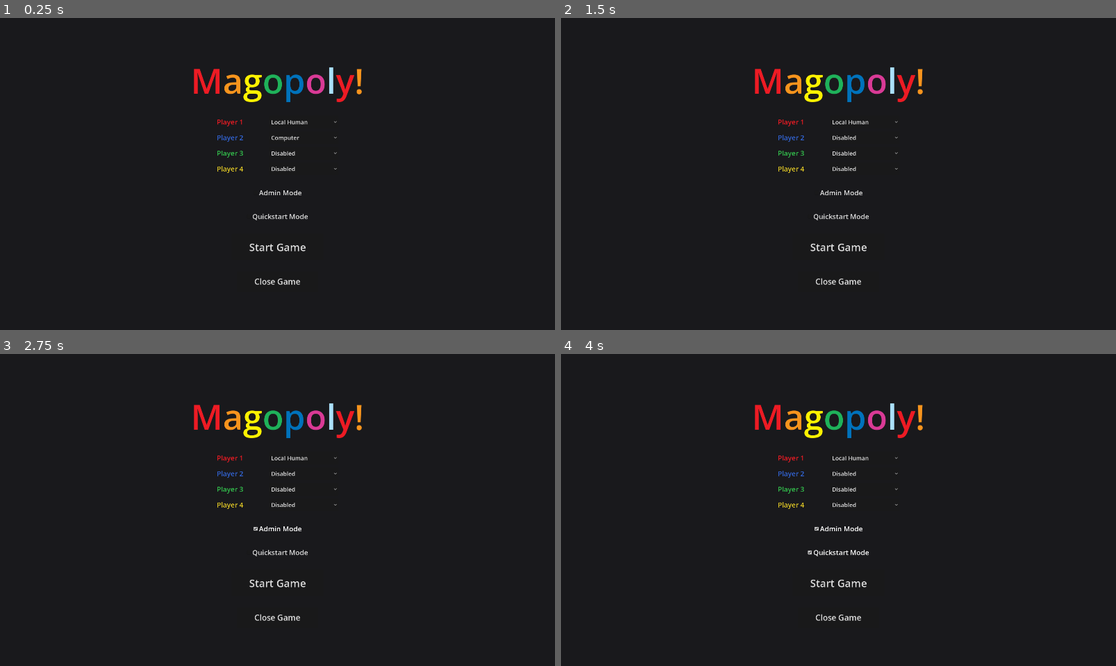
Above: before the commit, frames 1-4 (two rows, left to right).
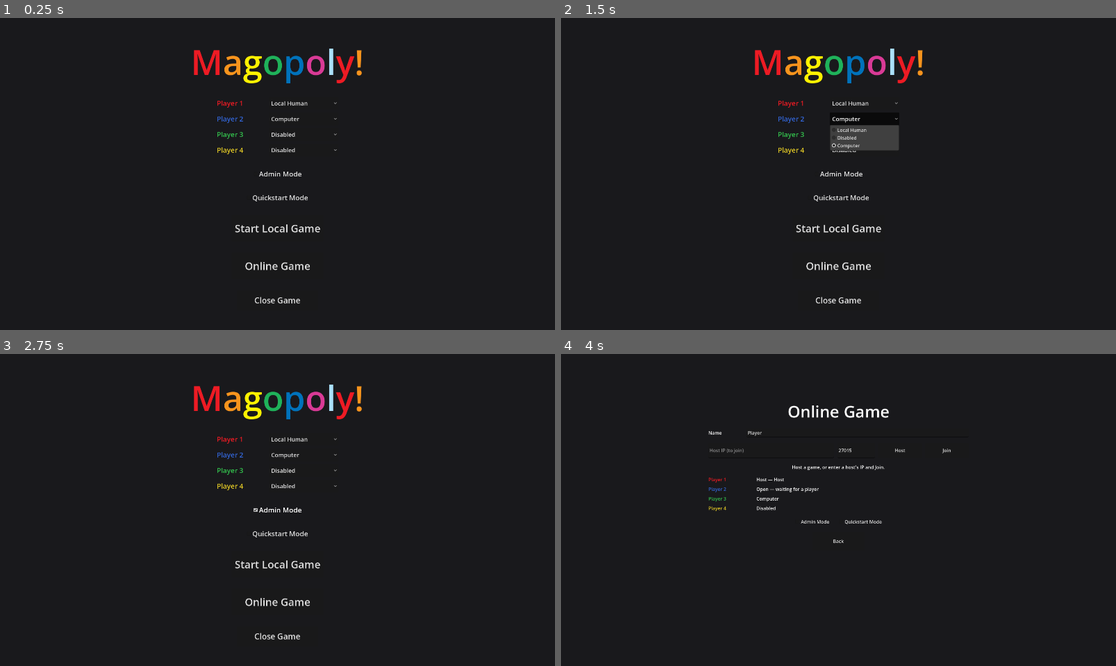
Above: after the commit, the same moments.

Repository: GregorRadovic/Magopoly
Game: Godot game, scene res://scenes/start_menu.tscn
Same seed, same stepped clock (60 frames per second), same inputs: the game is played once before the commit and once after it.
Inputs (mouse positions are in pixels of both pictures, inside the frame that each line leads up to):
- Up to frame 1 (0.25 s): no input
- Up to frame 2 (1.5 s): click "Computer" at 0.5 s; click "Disabled" at 1.25 s
- Up to frame 3 (2.75 s): click "Admin Mode" at 2 s
- Up to frame 4 (4 s): click "Quickstart Mode" at 2.75 s; click (838, 600) at 3.5 s, where only the run after the commit has a clickable "Online Game"

The runs differ from the first frame. In frame 1, 3.5% of the frame differs, in the area x 34-66%, y 9-92%; in frame 2, 4.3%; in frame 3, 3.5%; in frame 4, 2.5%.

Commit message:
Online multiplayer Phase 1: lobby + peer setup
Add a Net autoload (direct-IP ENet) and an online lobby scene. Host opens
a server, clients join by IP, the host assigns each peer to a player slot,
and Start hands every peer into main.tscn with a matching player config.

No in-game state is networked yet -- after Start only the host runs the
real simulation. GameState gains online/slot_peer/local_peer_id plus
is_slot_local() and is_authority(); main.gd is guarded so non-authority
clients don't run the AI loop or get live controls. Local games are
unaffected (is_authority() stays true).

Co-Authored-By: Claude Sonnet 5 <noreply@anthropic.com>

Diff:
--- a/project.godot
+++ b/project.godot
@@ -11,6 +11,7 @@
 [autoload]
 
 GameState="*res://scripts/game_state.gd"
+Net="*res://scripts/net.gd"
 
 [application]
 
--- /dev/null
+++ b/scenes/lobby.tscn
@@ -0,0 +1,189 @@
+[gd_scene load_steps=2 format=3]
+
+[ext_resource type="Script" path="res://scripts/lobby.gd" id="1"]
+
+[node name="Lobby" type="Control"]
+layout_mode = 3
+anchors_preset = 15
+anchor_right = 1.0
+anchor_bottom = 1.0
+grow_horizontal = 2
+grow_vertical = 2
+script = ExtResource("1")
+
+[node name="Background" type="ColorRect" parent="."]
+layout_mode = 1
+anchors_preset = 15
+anchor_right = 1.0
+anchor_bottom = 1.0
+grow_horizontal = 2
+grow_vertical = 2
+color = Color(0.098, 0.098, 0.11, 1)
+
+[node name="VBox" type="VBoxContainer" parent="."]
+layout_mode = 1
+anchors_preset = 8
+anchor_left = 0.5
+anchor_top = 0.5
+anchor_right = 0.5
+anchor_bottom = 0.5
+offset_left = -450.0
+offset_top = -380.0
+offset_right = 450.0
+offset_bottom = 380.0
+grow_horizontal = 2
+grow_vertical = 2
+theme_override_constants/separation = 20
+
+[node name="Title" type="Label" parent="VBox"]
+layout_mode = 2
+theme_override_font_sizes/font_size = 56
+text = "Online Game"
+horizontal_alignment = 1
+
+[node name="NameRow" type="HBoxContainer" parent="VBox"]
+layout_mode = 2
+theme_override_constants/separation = 12
+
+[node name="NameLabel" type="Label" parent="VBox/NameRow"]
+layout_mode = 2
+custom_minimum_size = Vector2(120, 0)
+text = "Name"
+
+[node name="NameEdit" type="LineEdit" parent="VBox/NameRow"]
+layout_mode = 2
+size_flags_horizontal = 3
+text = "Player"
+
+[node name="ConnectRow" type="HBoxContainer" parent="VBox"]
+layout_mode = 2
+theme_override_constants/separation = 12
+
+[node name="AddressEdit" type="LineEdit" parent="VBox/ConnectRow"]
+layout_mode = 2
+size_flags_horizontal = 3
+placeholder_text = "Host IP (to join)"
+
+[node name="PortEdit" type="LineEdit" parent="VBox/ConnectRow"]
+layout_mode = 2
+custom_minimum_size = Vector2(130, 0)
+text = "27015"
+
+[node name="HostButton" type="Button" parent="VBox/ConnectRow"]
+layout_mode = 2
+custom_minimum_size = Vector2(150, 52)
+text = "Host"
+
+[node name="JoinButton" type="Button" parent="VBox/ConnectRow"]
+layout_mode = 2
+custom_minimum_size = Vector2(150, 52)
+text = "Join"
+
+[node name="StatusLabel" type="Label" parent="VBox"]
+layout_mode = 2
+text = ""
+horizontal_alignment = 1
+
+[node name="Slots" type="VBoxContainer" parent="VBox"]
+layout_mode = 2
+theme_override_constants/separation = 10
+
+[node name="SlotRow0" type="HBoxContainer" parent="VBox/Slots"]
+layout_mode = 2
+theme_override_constants/separation = 16
+
+[node name="Label" type="Label" parent="VBox/Slots/SlotRow0"]
+layout_mode = 2
+custom_minimum_size = Vector2(150, 0)
+text = "Player 1"
+
+[node name="Status" type="Label" parent="VBox/Slots/SlotRow0"]
+layout_mode = 2
+size_flags_horizontal = 3
+text = "-"
+
+[node name="KindOption" type="OptionButton" parent="VBox/Slots/SlotRow0"]
+layout_mode = 2
+custom_minimum_size = Vector2(220, 0)
+
+[node name="SlotRow1" type="HBoxContainer" parent="VBox/Slots"]
+layout_mode = 2
+theme_override_constants/separation = 16
+
+[node name="Label" type="Label" parent="VBox/Slots/SlotRow1"]
+layout_mode = 2
+custom_minimum_size = Vector2(150, 0)
+text = "Player 2"
+
+[node name="Status" type="Label" parent="VBox/Slots/SlotRow1"]
+layout_mode = 2
+size_flags_horizontal = 3
+text = "-"
+
+[node name="KindOption" type="OptionButton" parent="VBox/Slots/SlotRow1"]
+layout_mode = 2
+custom_minimum_size = Vector2(220, 0)
+
+[node name="SlotRow2" type="HBoxContainer" parent="VBox/Slots"]
+layout_mode = 2
+theme_override_constants/separation = 16
+
+[node name="Label" type="Label" parent="VBox/Slots/SlotRow2"]
+layout_mode = 2
+custom_minimum_size = Vector2(150, 0)
+text = "Player 3"
+
+[node name="Status" type="Label" parent="VBox/Slots/SlotRow2"]
+layout_mode = 2
+size_flags_horizontal = 3
+text = "-"
+
+[node name="KindOption" type="OptionButton" parent="VBox/Slots/SlotRow2"]
+layout_mode = 2
+custom_minimum_size = Vector2(220, 0)
+
+[node name="SlotRow3" type="HBoxContainer" parent="VBox/Slots"]
+layout_mode = 2
+theme_override_constants/separation = 16
+
+[node name="Label" type="Label" parent="VBox/Slots/SlotRow3"]
+layout_mode = 2
+custom_minimum_size = Vector2(150, 0)
+text = "Player 4"
+
+[node name="Status" type="Label" parent="VBox/Slots/SlotRow3"]
+layout_mode = 2
+size_flags_horizontal = 3
+text = "-"
+
+[node name="KindOption" type="OptionButton" parent="VBox/Slots/SlotRow3"]
+layout_mode = 2
+custom_minimum_size = Vector2(220, 0)
+
+[node name="OptionsRow" type="HBoxContainer" parent="VBox"]
+layout_mode = 2
+theme_override_constants/separation = 24
+alignment = 1
+
+[node name="AdminModeCheckBox" type="CheckBox" parent="VBox/OptionsRow"]
+layout_mode = 2
+text = "Admin Mode"
+
+[node name="QuickstartModeCheckBox" type="CheckBox" parent="VBox/OptionsRow"]
+layout_mode = 2
+text = "Quickstart Mode"
+
+[node name="ButtonRow" type="HBoxContainer" parent="VBox"]
+layout_mode = 2
+theme_override_constants/separation = 24
+alignment = 1
+
+[node name="BackButton" type="Button" parent="VBox/ButtonRow"]
+layout_mode = 2
+custom_minimum_size = Vector2(180, 64)
+text = "Back"
+
+[node name="StartButton" type="Button" parent="VBox/ButtonRow"]
+layout_mode = 2
+custom_minimum_size = Vector2(240, 64)
+text = "Start Game"
--- a/scenes/start_menu.tscn
+++ b/scenes/start_menu.tscn
@@ -189,7 +189,14 @@
 size_flags_horizontal = 4
 custom_minimum_size = Vector2(320, 90)
 theme_override_font_sizes/font_size = 36
-text = "Start Game"
+text = "Start Local Game"
+
+[node name="OnlineButton" type="Button" parent="VBox"]
+layout_mode = 2
+size_flags_horizontal = 4
+custom_minimum_size = Vector2(320, 90)
+theme_override_font_sizes/font_size = 36
+text = "Online Game"
 
 [node name="CloseGameButton" type="Button" parent="VBox"]
 layout_mode = 2
--- a/scripts/game_state.gd
+++ b/scripts/game_state.gd
@@ -21,3 +21,31 @@
 # spells instead of the normal empty-handed, property-less start. Set by the
 # Start Menu's Quickstart Mode checkbox.
 var quickstart_mode: bool = false
+
+# --- Online play (set by Net._recv_start; see net.gd) ------------------
+# True when this session was launched from the online lobby rather than the
+# local Start Menu. Local games leave all of these at their defaults, and
+# is_slot_local() then reports every slot as local (the existing
+# single-machine behavior).
+var online: bool = false
+# player_id -> the multiplayer peer id controlling that slot (1 = host,
+# >1 = a client, 0 = an AI / disabled slot). Mirrors Net.slot_peer at the
+# moment the game started.
+var slot_peer: Array[int] = [1, 0, 0, 0]
+# This machine's own multiplayer peer id (1 on the host).
+var local_peer_id: int = 1
+
+
+# Whether the given player slot is controlled from this machine. In a local
+# game every human slot is at this one keyboard, so this is always true;
+# online, only the slots whose controlling peer is us.
+func is_slot_local(player_id: int) -> bool:
+	if not online:
+		return true
+	return player_id >= 0 and player_id < slot_peer.size() and slot_peer[player_id] == local_peer_id
+
+
+# Whether this machine runs the authoritative simulation. Always true for a
+# local game; online, true only on the host (peer id 1).
+func is_authority() -> bool:
+	return not online or local_peer_id == 1
--- /dev/null
+++ b/scripts/lobby.gd
@@ -0,0 +1,157 @@
+extends Control
+
+# Online lobby: host opens a server or a client joins one by IP, the host
+# configures the four player slots (its own, plus Open / Computer / Disabled),
+# and Start Game hands every connected peer into main.tscn together. See net.gd.
+
+const KIND_LABELS: Array[String] = ["Open", "Computer", "Disabled"]
+const KIND_VALUES: Array[int] = [Net.Slot.OPEN, Net.Slot.COMPUTER, Net.Slot.DISABLED]
+const SLOT_LABEL_COLORS: Array[Color] = [
+	Color(0.929, 0.106, 0.141), Color(0.2, 0.4, 0.85),
+	Color(0.2, 0.75, 0.3), Color(0.9, 0.8, 0.15),
+]
+
+@onready var name_edit: LineEdit = $VBox/NameRow/NameEdit
+@onready var address_edit: LineEdit = $VBox/ConnectRow/AddressEdit
+@onready var port_edit: LineEdit = $VBox/ConnectRow/PortEdit
+@onready var host_button: Button = $VBox/ConnectRow/HostButton
+@onready var join_button: Button = $VBox/ConnectRow/JoinButton
+@onready var status_label: Label = $VBox/StatusLabel
+@onready var admin_checkbox: CheckBox = $VBox/OptionsRow/AdminModeCheckBox
+@onready var quickstart_checkbox: CheckBox = $VBox/OptionsRow/QuickstartModeCheckBox
+@onready var back_button: Button = $VBox/ButtonRow/BackButton
+@onready var start_button: Button = $VBox/ButtonRow/StartButton
+@onready var slot_rows: Array[HBoxContainer] = [
+	$VBox/Slots/SlotRow0, $VBox/Slots/SlotRow1, $VBox/Slots/SlotRow2, $VBox/Slots/SlotRow3,
+]
+
+
+func _ready() -> void:
+	Net.lobby_updated.connect(_refresh)
+	Net.join_succeeded.connect(_on_join_succeeded)
+	Net.join_failed.connect(_on_join_failed)
+	Net.kicked.connect(_on_kicked)
+
+	host_button.pressed.connect(_on_host_pressed)
+	join_button.pressed.connect(_on_join_pressed)
+	start_button.pressed.connect(_on_start_pressed)
+	back_button.pressed.connect(_on_back_pressed)
+
+	for i in slot_rows.size():
+		var row: HBoxContainer = slot_rows[i]
+		(row.get_node("Label") as Label).add_theme_color_override("font_color", SLOT_LABEL_COLORS[i])
+		var opt: OptionButton = row.get_node("KindOption")
+		for label in KIND_LABELS:
+			opt.add_item(label)
+		opt.item_selected.connect(_on_slot_kind_selected.bind(i))
+
+	name_edit.text = Net.my_name
+	port_edit.text = str(Net.DEFAULT_PORT)
+	_refresh()
+
+
+func _refresh() -> void:
+	var idle: bool = not Net.online
+	name_edit.editable = idle
+	address_edit.editable = idle
+	port_edit.editable = idle
+	host_button.disabled = not idle
+	join_button.disabled = not idle
+
+	var can_config: bool = Net.hosting
+	for i in slot_rows.size():
+		var row: HBoxContainer = slot_rows[i]
+		var kind: int = Net.slots[i]
+		(row.get_node("Status") as Label).text = _slot_status_text(i, kind)
+		var opt: OptionButton = row.get_node("KindOption")
+		var editable: bool = can_config and i != 0 and kind != Net.Slot.TAKEN
+		opt.visible = editable
+		if editable:
+			var sel: int = KIND_VALUES.find(kind)
+			opt.selected = sel if sel != -1 else 0
+
+	start_button.visible = Net.hosting
+	start_button.disabled = Net.active_slot_count() < 2
+	if status_label.text == "":
+		status_label.text = _default_status_text()
+
+
+func _slot_status_text(slot: int, kind: int) -> String:
+	match kind:
+		Net.Slot.HOST:
+			return "Host — %s" % Net.peer_names.get(1, "Host")
+		Net.Slot.TAKEN:
+			return "Joined — %s" % Net.peer_names.get(Net.slot_peer[slot], "?")
+		Net.Slot.OPEN:
+			return "Open — waiting for a player"
+		Net.Slot.COMPUTER:
+			return "Computer"
+		Net.Slot.DISABLED:
+			return "Disabled"
+	return "-"
+
+
+func _default_status_text() -> String:
+	if not Net.online:
+		return "Host a game, or enter a host's IP and Join."
+	if Net.hosting:
+		return "Waiting for players. Start when ready."
+	return "Connected. Waiting for the host to start."
+
+
+func _on_host_pressed() -> void:
+	Net.my_name = _name_or_default()
+	status_label.text = ""
+	if not Net.host_game(_port()):
+		status_label.text = "Couldn't start a server on port %d." % _port()
+	_refresh()
+
+
+func _on_join_pressed() -> void:
+	var addr: String = address_edit.text.strip_edges()
+	if addr == "":
+		status_label.text = "Enter the host's IP address to join."
+		return
+	Net.my_name = _name_or_default()
+	status_label.text = "Connecting to %s…" % addr
+	if not Net.join_game(addr, _port()):
+		status_label.text = "Couldn't start the client."
+	_refresh()
+
+
+func _on_join_succeeded() -> void:
+	status_label.text = "Connected. Waiting for the host to start."
+	_refresh()
+
+
+func _on_join_failed(reason: String) -> void:
+	status_label.text = reason
+	_refresh()
+
+
+func _on_kicked(reason: String) -> void:
+	status_label.text = reason
+	_refresh()
+
+
+func _on_slot_kind_selected(choice: int, slot: int) -> void:
+	Net.set_slot_kind(slot, KIND_VALUES[choice])
+
+
+func _on_start_pressed() -> void:
+	Net.start_game(admin_checkbox.button_pressed, quickstart_checkbox.button_pressed)
+
+
+func _on_back_pressed() -> void:
+	Net.leave()
+	get_tree().change_scene_to_file("res://scenes/start_menu.tscn")
+
+
+func _name_or_default() -> String:
+	var n: String = name_edit.text.strip_edges()
+	return n if n != "" else "Player"
+
+
+func _port() -> int:
+	var p: int = int(port_edit.text)
+	return p if p > 0 and p < 65536 else Net.DEFAULT_PORT
--- a/scripts/main.gd
+++ b/scripts/main.gd
@@ -354,7 +354,7 @@
 	_update_turn_label()
 	_update_player_panels()
 	_refresh_action_buttons()
-	if players[current_player].is_ai:
+	if GameState.is_authority() and players[current_player].is_ai:
 		_run_ai_turn()
 
 
@@ -481,7 +481,7 @@
 	_awaiting_end_turn = false
 	_advance_to_next_active_player()
 	_update_turn_label()
-	if players[current_player].is_ai:
+	if GameState.is_authority() and players[current_player].is_ai:
 		_run_ai_turn()
 
 
@@ -1658,6 +1658,15 @@
 # turns into End Turn and stays enabled while Admin (a stand-in for rolling)
 # turns off until that's clicked.
 func _refresh_action_buttons() -> void:
+	# Online, Phase 1: only the host runs the real game. Clients load the
+	# board but every control stays locked until in-game networking lands in
+	# a later phase.
+	if not GameState.is_authority():
+		for button in [roll_button, admin_button, admin_properties_button, admin_spells_button,
+				buy_house_unmortgage_button, sell_house_mortgage_button,
+				declare_bankruptcy_button, trade_button]:
+			button.disabled = true
+		return
 	var limited_to_selling: bool = _in_debt or _awaiting_buy_decision
 	# A Computer player's turn plays itself -- lock every button so the
 	# human at the keyboard can't act (or trade) on its behalf while it's
--- /dev/null
+++ b/scripts/net.gd
@@ -0,0 +1,228 @@
+extends Node
+
+# Networking hub for online multiplayer -- direct-IP ENet, host-authoritative.
+#
+# Phase 1 (this file's current scope): the lobby. Host opens a server, clients
+# connect by IP, the host assigns each connecting peer to an open player slot,
+# and pressing Start hands every peer into main.tscn with a matching player
+# config. No in-game state is networked yet -- once main.tscn loads, the host's
+# game is the only real one (see _is_authority() in main.gd).
+#
+# Later phases hang the intent RPCs, state snapshots, and the prompt router off
+# this same autoload.
+
+signal lobby_updated
+signal join_succeeded
+signal join_failed(reason: String)
+signal kicked(reason: String)
+
+const DEFAULT_PORT: int = 27015
+# Host + 3 clients = the game's 4 player slots.
+const MAX_CLIENTS: int = 3
+const SLOT_COUNT: int = 4
+
+# What a lobby slot is currently set to. HOST is always slot 0. TAKEN means a
+# remote peer has claimed a slot that was OPEN. The host can freely retype
+# OPEN/COMPUTER/DISABLED slots; a TAKEN one is locked until that peer leaves.
+enum Slot { HOST, OPEN, TAKEN, COMPUTER, DISABLED }
+
+# Authoritative on the host; mirrored on clients purely for lobby display.
+# Index == player_id (0..3).
+var slots: Array[int] = [Slot.HOST, Slot.OPEN, Slot.COMPUTER, Slot.DISABLED]
+# player_id -> the multiplayer peer id controlling that slot. 1 = host,
+# >1 = a client peer, 0 = nobody (an OPEN / COMPUTER / DISABLED slot).
+var slot_peer: Array[int] = [1, 0, 0, 0]
+# peer id -> display name, for the lobby's per-slot status text.
+var peer_names: Dictionary = {1: "Host"}
+
+var online: bool = false
+var hosting: bool = false
+var my_name: String = "Player"
+
+
+func _ready() -> void:
+	multiplayer.peer_disconnected.connect(_on_peer_disconnected)
+	multiplayer.connected_to_server.connect(_on_connected_to_server)
+	multiplayer.connection_failed.connect(_on_connection_failed)
+	multiplayer.server_disconnected.connect(_on_server_disconnected)
+
+
+# --- Connection lifecycle -------------------------------------------------
+
+func host_game(port: int = DEFAULT_PORT) -> bool:
+	var peer := ENetMultiplayerPeer.new()
+	var err := peer.create_server(port, MAX_CLIENTS)
+	if err != OK:
+		return false
+	multiplayer.multiplayer_peer = peer
+	online = true
+	hosting = true
+	_reset_slots()
+	peer_names = {1: my_name}
+	lobby_updated.emit()
+	return true
+
+
+func join_game(address: String, port: int = DEFAULT_PORT) -> bool:
+	var peer := ENetMultiplayerPeer.new()
+	var err := peer.create_client(address, port)
+	if err != OK:
+		return false
+	multiplayer.multiplayer_peer = peer
+	online = true
+	hosting = false
+	return true
+
+
+func leave() -> void:
+	if multiplayer.multiplayer_peer != null:
+		multiplayer.multiplayer_peer.close()
+	multiplayer.multiplayer_peer = null
+	online = false
+	hosting = false
+	_reset_slots()
+	peer_names = {1: my_name}
+	lobby_updated.emit()
+
+
+func _reset_slots() -> void:
+	slots = [Slot.HOST, Slot.OPEN, Slot.COMPUTER, Slot.DISABLED]
+	slot_peer = [1, 0, 0, 0]
+
+
+# --- Host: slot management ----------------------------------------------
+
+# Client -> host, right after it finishes connecting: claim the first open
+# slot and register a display name.
+@rpc("any_peer", "reliable")
+func _register_client(client_name: String) -> void:
+	if not hosting:
+		return
+	var id := multiplayer.get_remote_sender_id()
+	peer_names[id] = client_name
+	var placed := -1
+	for i in SLOT_COUNT:
+		if slots[i] == Slot.OPEN:
+			slots[i] = Slot.TAKEN
+			slot_peer[i] = id
+			placed = i
+			break
+	if placed == -1:
+		_kick.rpc_id(id, "The lobby is full.")
+		peer_names.erase(id)
+		return
+	_broadcast_lobby()
+	lobby_updated.emit()
+
+
+func _on_peer_disconnected(id: int) -> void:
+	if not hosting:
+		return
+	for i in SLOT_COUNT:
+		if slot_peer[i] == id:
+			slot_peer[i] = 0
+			slots[i] = Slot.OPEN
+	peer_names.erase(id)
+	_broadcast_lobby()
+	lobby_updated.emit()
+
+
+# Host UI: retype an OPEN/COMPUTER/DISABLED slot. Slot 0 (host) and TAKEN
+# slots are immutable here.
+func set_slot_kind(slot: int, kind: int) -> void:
+	if not hosting or slot <= 0 or slot >= SLOT_COUNT:
+		return
+	if slots[slot] == Slot.TAKEN or slots[slot] == Slot.HOST:
+		return
+	slots[slot] = kind
+	_broadcast_lobby()
+	lobby_updated.emit()
+
+
+func active_slot_count() -> int:
+	var n := 0
+	for kind in slots:
+		if kind != Slot.DISABLED and kind != Slot.OPEN:
+			n += 1
+	return n
+
+
+# --- Client: receiving lobby state ------------------------------------
+
+func _on_connected_to_server() -> void:
+	_register_client.rpc_id(1, my_name)
+	join_succeeded.emit()
+
+
+func _on_connection_failed() -> void:
+	online = false
+	multiplayer.multiplayer_peer = null
+	join_failed.emit("Could not connect to host.")
+
+
+func _on_server_disconnected() -> void:
+	online = false
+	hosting = false
+	multiplayer.multiplayer_peer = null
+	_reset_slots()
+	kicked.emit("The host closed the game.")
+
+
+@rpc("authority", "reliable")
+func _kick(reason: String) -> void:
+	kicked.emit(reason)
+	leave()
+
+
+func _broadcast_lobby() -> void:
+	_recv_lobby.rpc(slots, slot_peer, peer_names)
+
+
+@rpc("authority", "reliable")
+func _recv_lobby(new_slots: Array, new_slot_peer: Array, new_names: Dictionary) -> void:
+	slots = _to_int_array(new_slots)
+	slot_peer = _to_int_array(new_slot_peer)
+	peer_names = new_names.duplicate()
+	lobby_updated.emit()
+
+
+# --- Starting the game -------------------------------------------------
+
+func start_game(admin_mode: bool, quickstart: bool) -> void:
+	if not hosting:
+		return
+	var types: Array[int] = []
+	for i in SLOT_COUNT:
+		match slots[i]:
+			Slot.HOST, Slot.TAKEN:
+				types.append(GameState.PlayerType.HUMAN)
+			Slot.COMPUTER:
+				types.append(GameState.PlayerType.COMPUTER)
+			_:
+				types.append(GameState.PlayerType.DISABLED)
+	_recv_start.rpc(types, slot_peer, admin_mode, quickstart)
+
+
+@rpc("authority", "call_local", "reliable")
+func _recv_start(types: Array, peer_map: Array, admin_mode: bool, quickstart: bool) -> void:
+	var player_types: Array[GameState.PlayerType] = []
+	for t in types:
+		player_types.append(t)
+	GameState.player_types = player_types
+	GameState.admin_mode = admin_mode
+	GameState.quickstart_mode = quickstart
+	GameState.online = true
+	GameState.slot_peer = _to_int_array(peer_map)
+	GameState.local_peer_id = multiplayer.get_unique_id()
+	get_tree().change_scene_to_file("res://scenes/main.tscn")
+
+
+# --- Helpers ----------------------------------------------------------
+
+# Arrays that arrive over RPC come back untyped; the game code expects
+# Array[int].
+func _to_int_array(a: Array) -> Array[int]:
+	var out: Array[int] = []
+	for v in a:
+		out.append(int(v))
+	return out
--- a/scripts/start_menu.gd
+++ b/scripts/start_menu.gd
@@ -10,6 +10,7 @@
 const DEFAULT_SELECTIONS: Array[int] = [0, 2, 1, 1]
 
 @onready var start_button: Button = $VBox/StartButton
+@onready var online_button: Button = $VBox/OnlineButton
 @onready var close_game_button: Button = $VBox/CloseGameButton
 @onready var admin_mode_checkbox: CheckBox = $VBox/AdminModeCheckBox
 @onready var quickstart_mode_checkbox: CheckBox = $VBox/QuickstartModeCheckBox
@@ -29,6 +30,7 @@
 			option.add_item(label)
 		option.selected = DEFAULT_SELECTIONS[i]
 	start_button.pressed.connect(_on_start_pressed)
+	online_button.pressed.connect(_on_online_pressed)
 	close_game_button.pressed.connect(_on_close_game_pressed)
 
 
@@ -48,7 +50,12 @@
 	GameState.player_types = types
 	GameState.admin_mode = admin_mode_checkbox.button_pressed
 	GameState.quickstart_mode = quickstart_mode_checkbox.button_pressed
+	GameState.online = false
 	get_tree().change_scene_to_file("res://scenes/main.tscn")
+
+
+func _on_online_pressed() -> void:
+	get_tree().change_scene_to_file("res://scenes/lobby.tscn")
 
 
 func _on_close_game_pressed() -> void:
Not shown, added: scripts/lobby.gd.uid
Not shown, added: scripts/net.gd.uid
